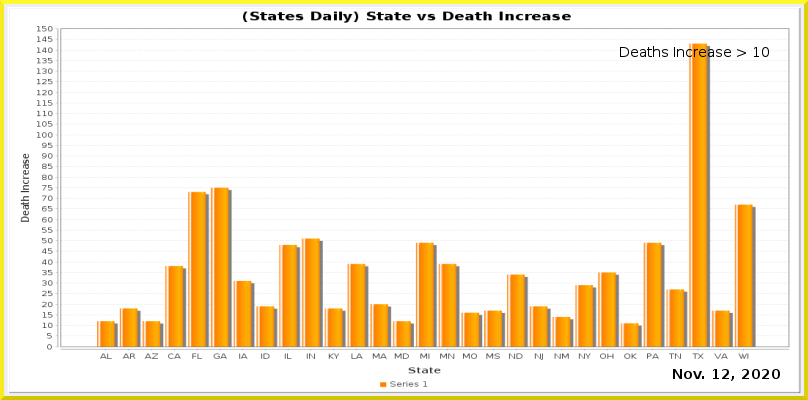
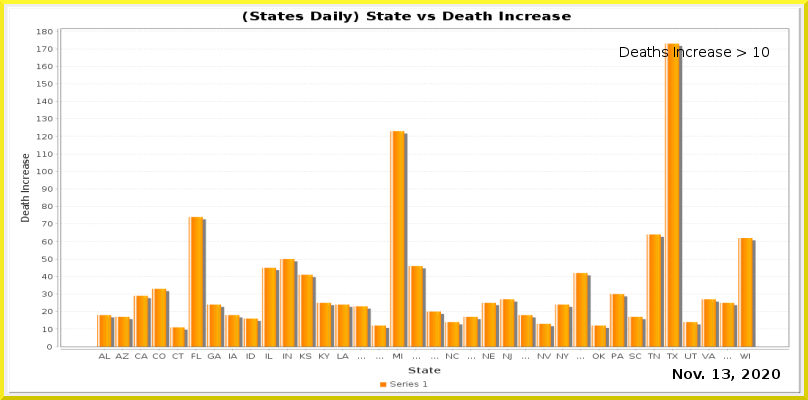
Layers edited between the first and the second w=808, h=400 image:
painted on "Current Date" over [722, 369, 730, 379]
painted on "Date_vs_TestIncrease.png" over [37, 26, 789, 360]
